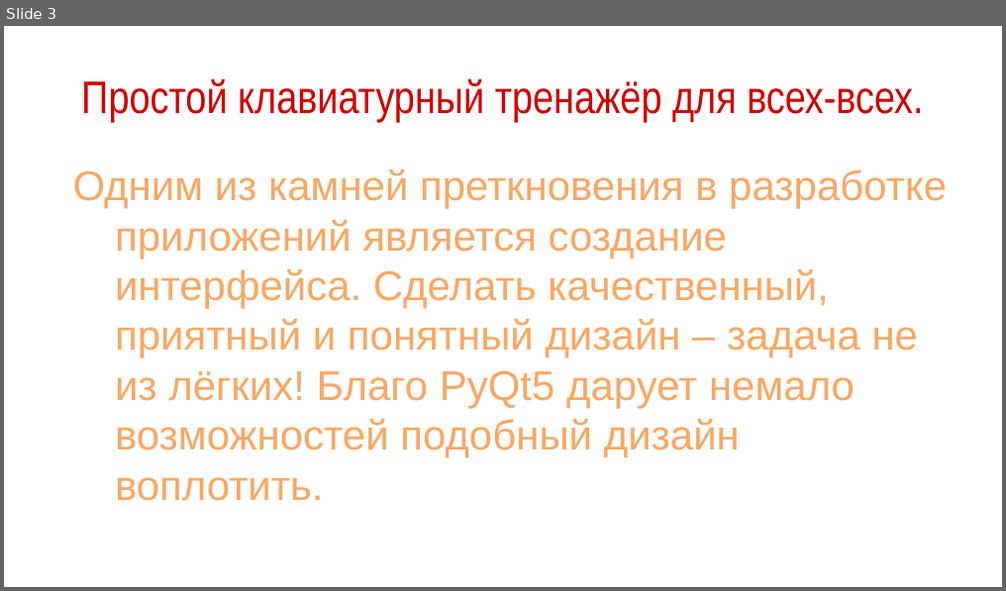
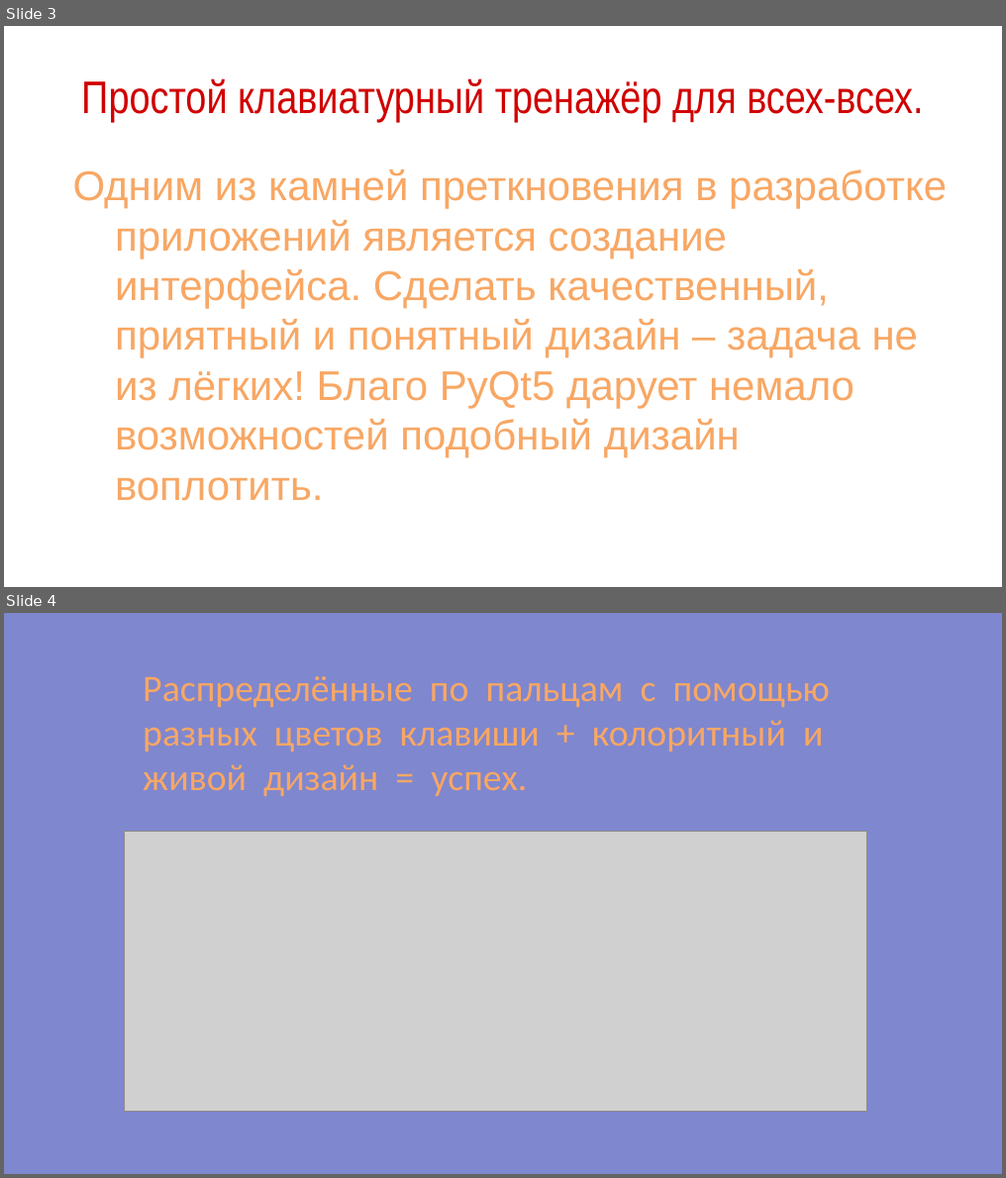
Before and after one commit to Ineptum/TT, a slide deck: YetAnotherDoc.pptx. Shown one above the other, each under a label of ours: slide 3 before the commit, slides 3 and 4 after it. The pictures are 1006x591 and 1006x1178 pixels, drawn with LibreOffice and Linux fonts; fonts in the diff are those of the drawing; grey boxes stand for pictures. Boxes give left, top, right and bottom in pixels: in the first picture for what was removed or moved away, otherwise in the second. Text is boxed around its words. In the diff, an @@ line names an element or a change of style, - is before the commit and + after.

```diff
--- a/YetAnotherDoc.pptx
+++ b/YetAnotherDoc.pptx
@@ slide 4 added at [4, 613, 1002, 1174], background #7F87CF @@
@@ text added at [143, 676, 830, 796], 36 pt, text #F8A764 @@
+Распределённые по пальцам с помощью разных цветов клавиши + колоритный и живой дизайн = успех.
@@ picture added at [125, 831, 867, 1112] @@
```
Also in this commit, not shown: 1 slide removed.
